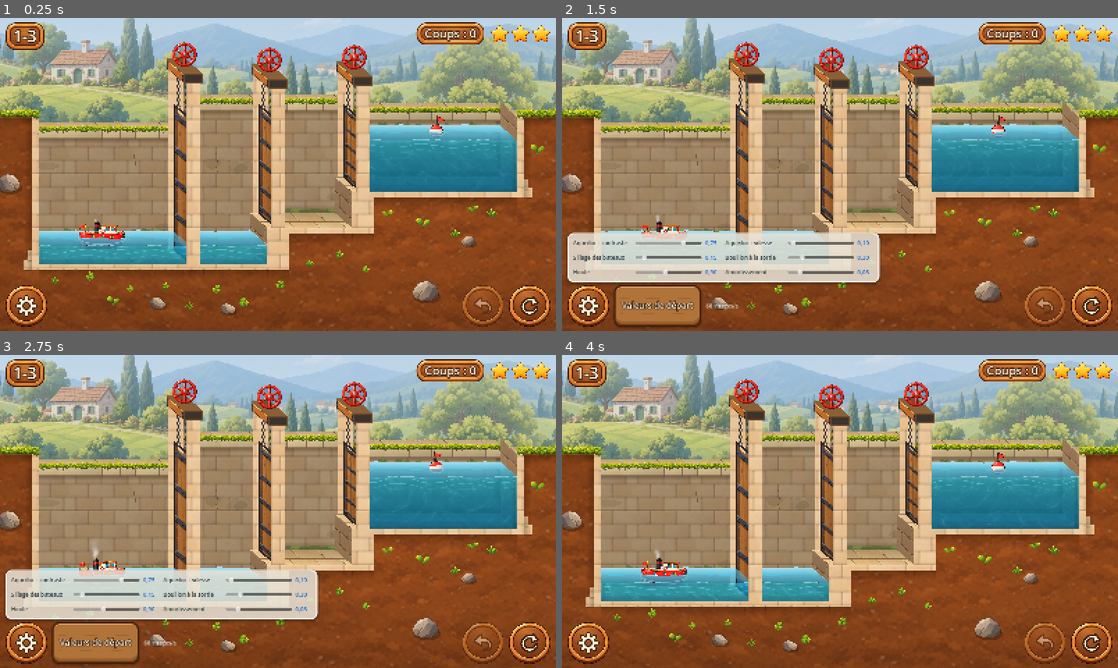
Above: before the commit, frames 1-4 (two rows, left to right).
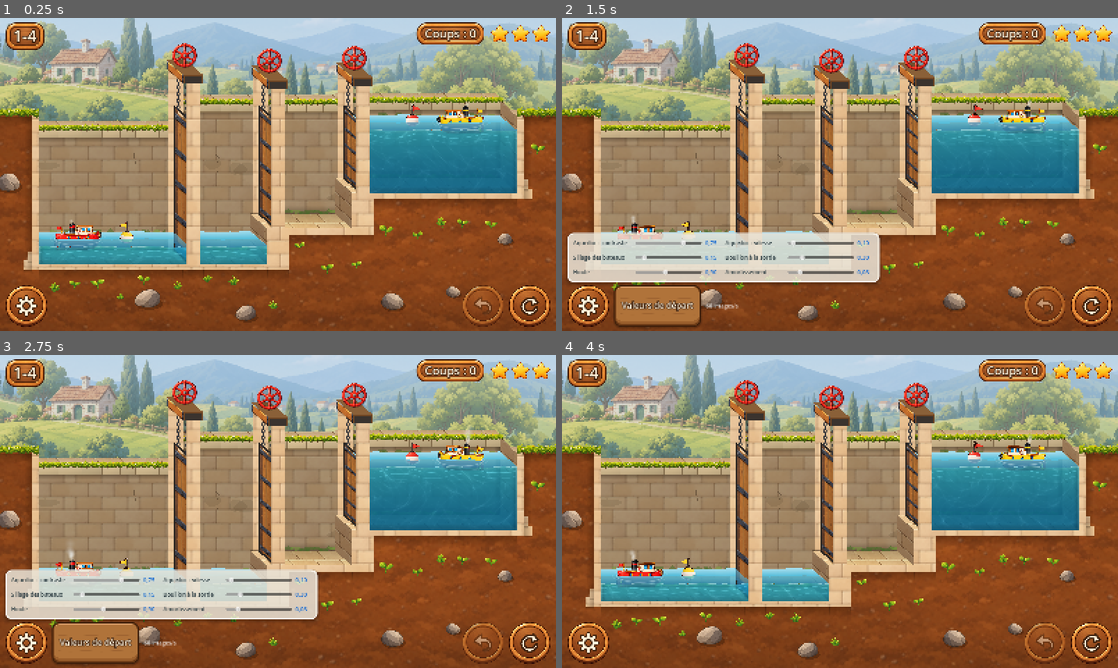
Above: after the commit, the same moments.

Repository: VincentDebaty/station
Game: Godot game, scene res://principal.tscn
Two runs of this game, one before a commit and one after it. Both use one fixed random seed, a clock stepped at 60 frames per second and the inputs below.
Inputs (mouse positions are in pixels of both pictures, inside the frame that each line leads up to):
- Up to frame 1 (0.25 s): no input
- Up to frame 2 (1.5 s): click (1090, 305) at 0.5 s; click (589, 305) at 1.25 s
- Up to frame 3 (2.75 s): click "Valeurs de départ" at 2 s
- Up to frame 4 (4 s): click (1090, 642) at 2.75 s; click (589, 642) at 3.52 s

The runs differ from the first frame. In frame 1, 12% of the frame differs, in the area x 0-100%, y 0-98%; in frame 2, 11%; in frame 3, 11%; in frame 4, 12%.

Commit message:
Le 1-4 passe au doigt maintenu ; une porte ne traîne plus quand aucune eau ne passe
Le 1-4 (« Le passage étroit » : deux bateaux se croisent dans l'escalier)
prend le doigt maintenu comme le 1-1 à 1-3. Le jeu s'ouvre sur le 1-4.

Sa démo a montré un défaut qui touchait déjà le 1-3 : la porte tenue
montait au ralenti dès que les deux niveaux différaient, même quand aucune
eau ne pouvait passer — entre un sas haut vide et un sas bas resté sous le
seuil, elle mettait dix secondes à se lever pour rien. Elle ne ralentit
plus que si le moteur dit que l'eau passe vraiment sous elle (porte
supposée ouverte).

Banc : 1-4 par 6 = meilleure solution, tout est vert. Oracle : 325 parties,
3418 coups rejoués à l'identique. Démos filmées au format de l'iPhone : le
1-4 finit en 6 coups vers 35 s (il dépassait 41 s) ; le 1-2 et le 1-3
finissent comme avant, trois étoiles.

Co-Authored-By: Claude Opus 5.5 <noreply@anthropic.com>

Diff:
--- a/prototypes/ecluses-godot/niveaux.json
+++ b/prototypes/ecluses-godot/niveaux.json
@@ -92,6 +92,7 @@
       "chapitre": 1,
       "titre": "Le passage étroit",
       "mode": "pas",
+      "continu": true,
       "par": 6,
       "conseil": "Deux bateaux se croisent dans l'escalier, et un seul bief amont remplit tout.",
       "bassins": [
--- a/prototypes/ecluses-godot/principal.gd
+++ b/prototypes/ecluses-godot/principal.gd
@@ -80,7 +80,7 @@
 # Le niveau sur lequel le jeu s'ouvre : celui qu'on est en train d'essayer
 # (Vincent, 7 octobre 2026 : « quand tu déploies sur l'iPhone, tu proposes le
 # nouveau niveau à chaque fois »). À changer à chaque nouveauté.
-const NIVEAU_EN_TEST := "1-3"
+const NIVEAU_EN_TEST := "1-4"
 
 func _ready() -> void:
 	_tous = JSON.parse_string(FileAccess.get_file_as_string("res://niveaux.json"))["niveaux"]
@@ -980,9 +980,16 @@
 	var B: Array = N["bassins"]
 	if _maintien >= 0:
 		var i := _maintien
-		var a_niveau := absf(float(etat["niv"][i]) - float(etat["niv"][i + 1])) < 0.01
+		# Lente seulement si de l'eau passe VRAIMENT sous cette porte (le
+		# moteur le dit, porte supposée ouverte) : comparer les deux niveaux ne
+		# suffit pas — au 1-3 et au 1-4, entre un sas vide et un sas resté
+		# sous le seuil, les niveaux diffèrent sans qu'une goutte passe, et la
+		# porte mettait dix secondes à monter pour rien.
+		var e_test := etat.duplicate(true)
+		e_test["ouvert"][i] = true
+		var passe := absf(Moteur.paire(N, e_test, i)) > 1e-6
 		if _sens[i] > 0:
-			_ouv[i] = minf(_ouv[i] + (VITESSE_PORTE if a_niveau else VITESSE_LENTE) * dt, 1.0)
+			_ouv[i] = minf(_ouv[i] + (VITESSE_LENTE if passe else VITESSE_PORTE) * dt, 1.0)
 		else:
 			_ouv[i] = maxf(_ouv[i] - VITESSE_PORTE * dt, 0.0)
 	# l'eau : sous chaque porte entrouverte, une part de ce qui reste à passer
Not shown, changed: prototypes/prototype-ecluses.html
